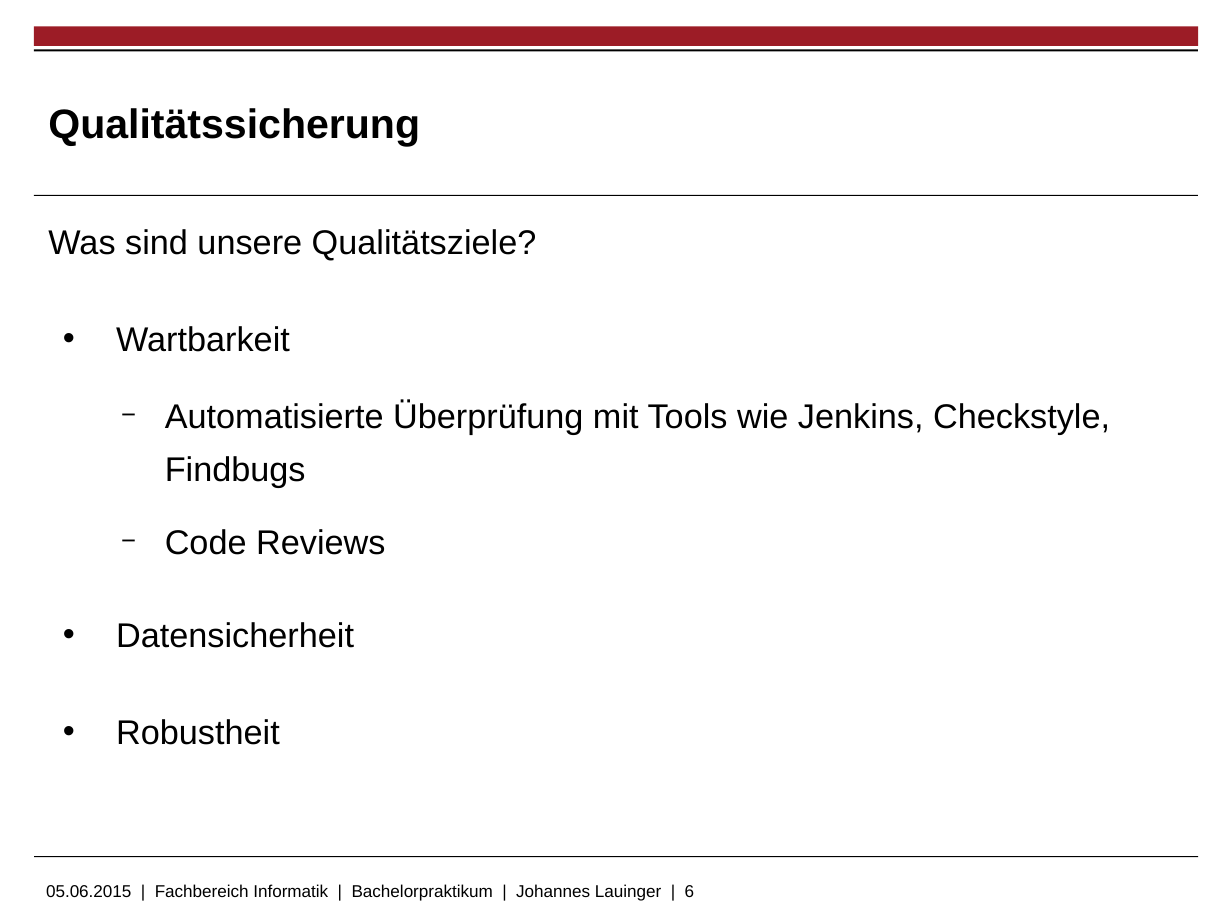
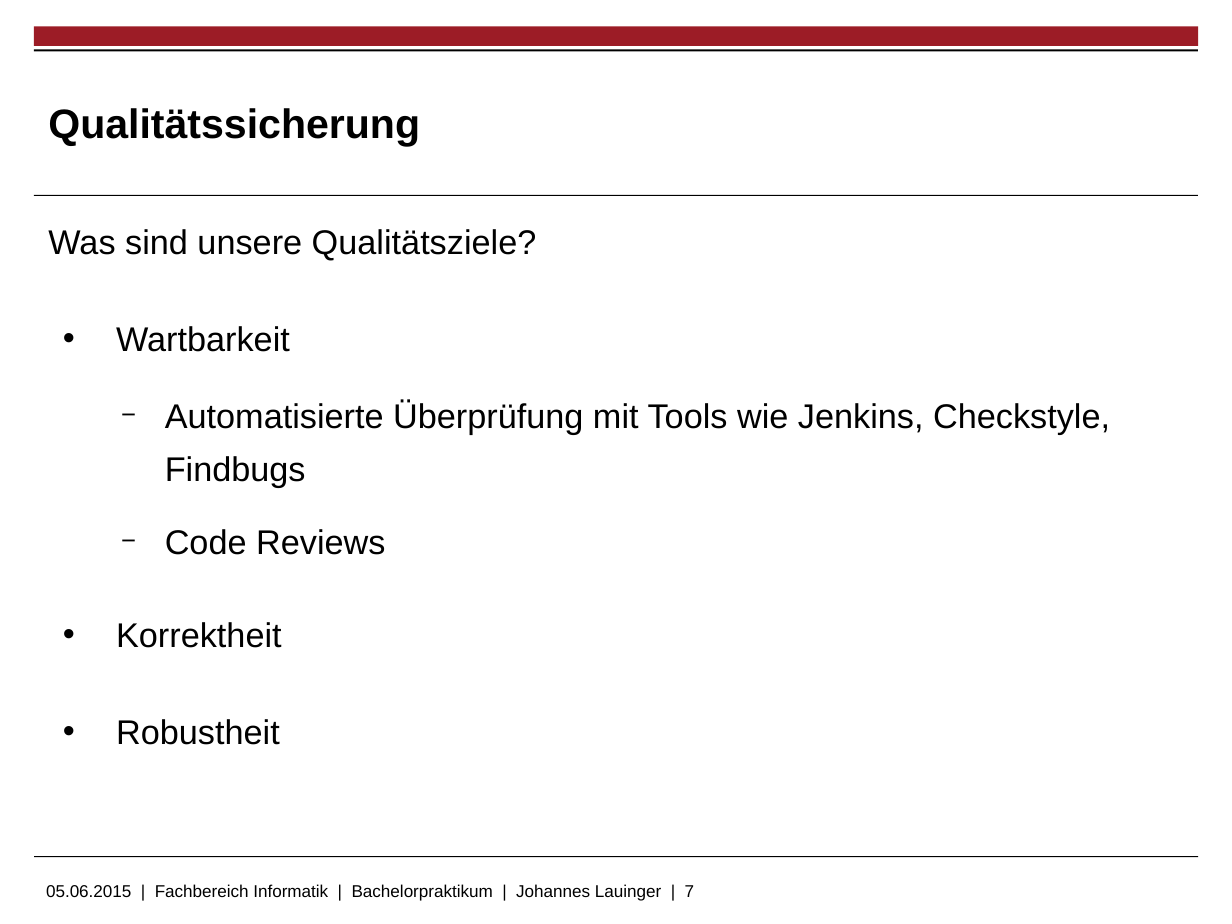
Before and after one commit to bonfire-chat/bonfire-chat-android, a slide deck: slide 7 of Vortrag/bonfire-folien-johannes.odp (slide 6 before the commit). Drawn at 1232x924 pixels with LibreOffice and Linux fonts; fonts in the diff are those of the drawing; background and template pictures are left out. Boxes give left, top, right and bottom in pixels: in the first picture for what was removed or moved away, otherwise in the second. Text is boxed around its words. In the diff, an @@ line names an element or a change of style, - is before the commit and + after.

```diff
--- a/Vortrag/bonfire-folien-johannes.odp
+++ b/Vortrag/bonfire-folien-johannes.odp
@@ text at [116, 622, 282, 648]: text changed @@
-• Datensicherheit
+• Korrektheit
@@ text at [46, 884, 695, 901]: text changed @@
-05.06.2015 | Fachbereich Informatik | Bachelorpraktikum | Johannes Lauinger | 6
+05.06.2015 | Fachbereich Informatik | Bachelorpraktikum | Johannes Lauinger | 7
```
Also in this commit, not shown: 3 other slides changed, 2 slides added, 1 slide removed, 1 other file.
